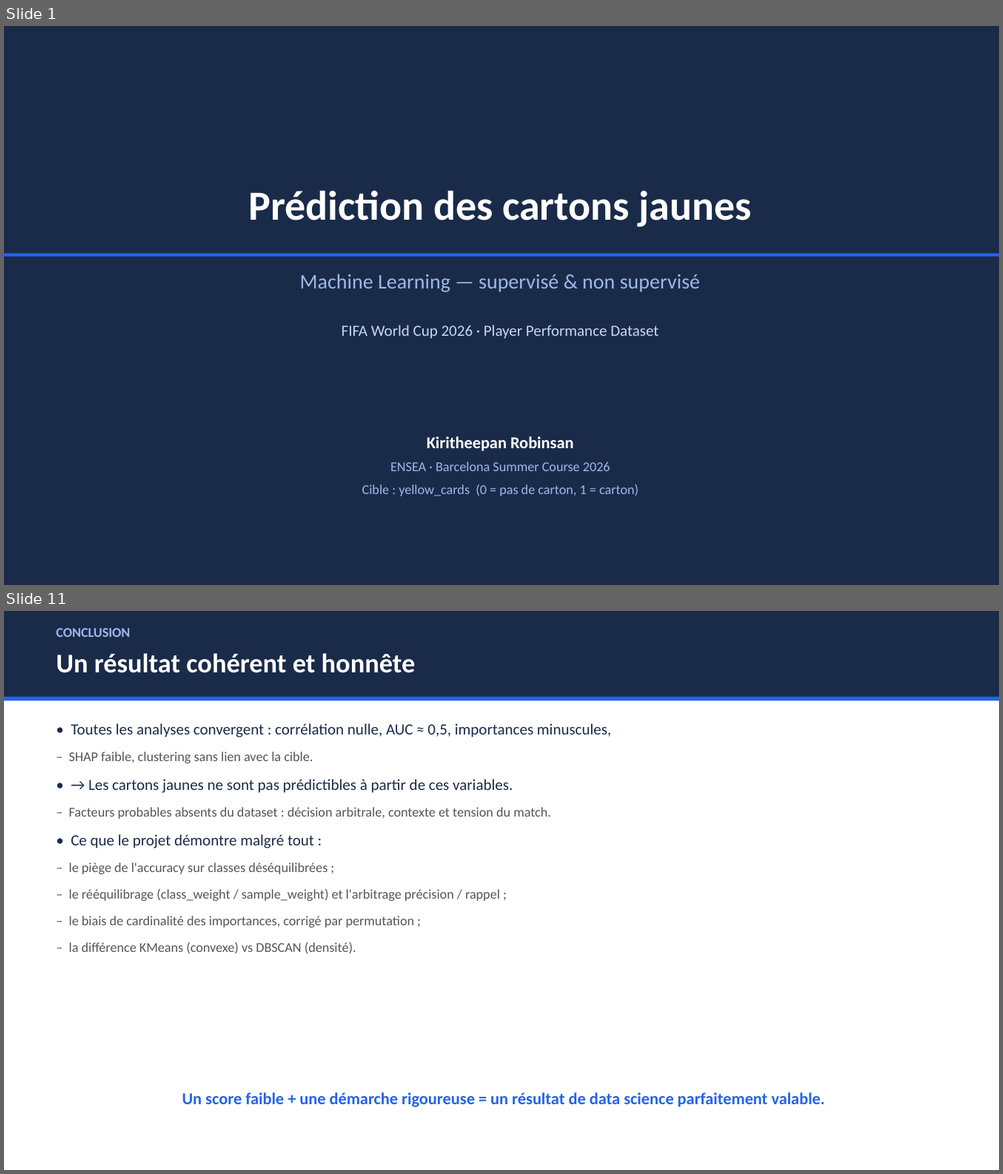
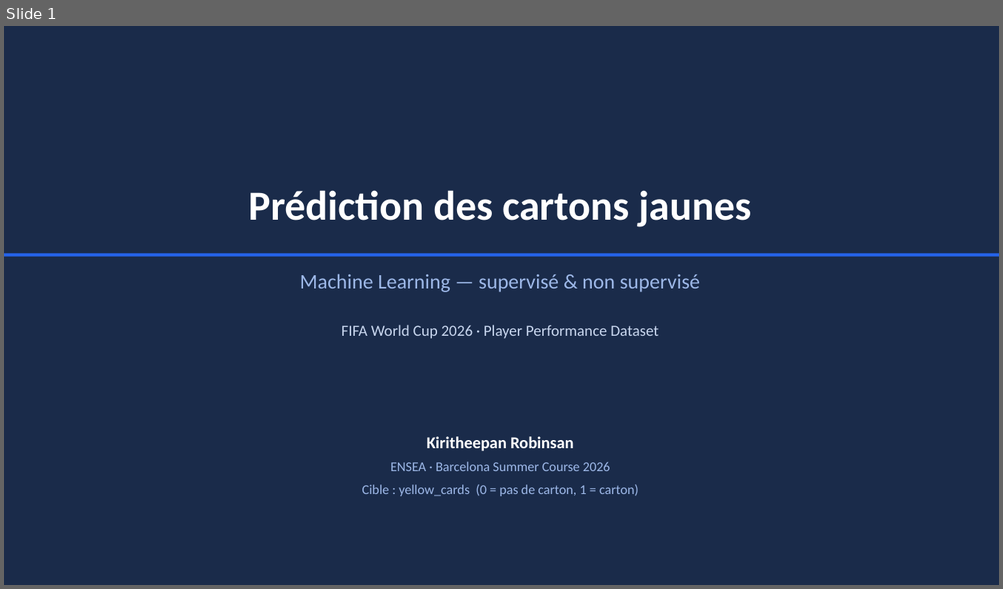
Before and after one commit to RobinsanKiritheepan/Cours_Python, a slide deck: Cours_IA/Machine_learning/Cartons_Jaunes_FIFA2026/Presentation_ML_FIFA.pptx. Shown one above the other, each under a label of ours: slides 1 and 11 before the commit, slide 1 after it; the slides between them are not shown. The pictures are 1003x1174 and 1003x589 pixels, drawn with LibreOffice and Linux fonts; fonts in the diff are those of the drawing. Boxes give left, top, right and bottom in pixels: in the first picture for what was removed or moved away, otherwise in the second. Text is boxed around its words. In the diff, an @@ line names an element or a change of style, - is before the commit and + after.

Commit message:
Enrichit le rapport ML cartons jaunes : 5 nouvelles figures et verification du pipeline

```diff
--- a/Cours_IA/Machine_learning/Cartons_Jaunes_FIFA2026/Presentation_ML_FIFA.pptx
+++ b/Cours_IA/Machine_learning/Cartons_Jaunes_FIFA2026/Presentation_ML_FIFA.pptx
@@ slide 11 removed at bbox=[4, 611, 999, 1170], background #FFFFFF @@
@@ rectangle removed at bbox=[4, 611, 999, 697] @@
@@ text removed at bbox=[56, 628, 130, 637] @@
-CONCLUSION
@@ text removed at bbox=[56, 653, 415, 673] @@
-Un résultat cohérent et honnête
@@ rectangle removed at bbox=[4, 697, 999, 701] @@
@@ text removed at bbox=[69, 723, 611, 954] @@
-• Toutes les analyses convergent : corrélation nulle, AUC ≈ 0,5, importances minuscules,
-– SHAP faible, clustering sans lien avec la cible.
-• → Les cartons jaunes ne sont pas prédictibles à partir de ces variables.
-– Facteurs probables absents du dataset : décision arbitrale, contexte et tension du match.
-• Ce que le projet démontre malgré tout :
-– le piège de l'accuracy sur classes déséquilibrées ;
-– le rééquilibrage (class_weight / sample_weight) et l'arbitrage précision / rappel ;
-– le biais de cardinalité des importances, corrigé par permutation ;
-– la différence KMeans (convexe) vs DBSCAN (densité).
@@ text removed at bbox=[182, 1093, 825, 1108] @@
-Un score faible + une démarche rigoureuse = un résultat de data science parfaitement valable.
```
Also in this commit, not shown: 8 slides changed, 6 slides added, 1 other slide removed, 6 other files.
